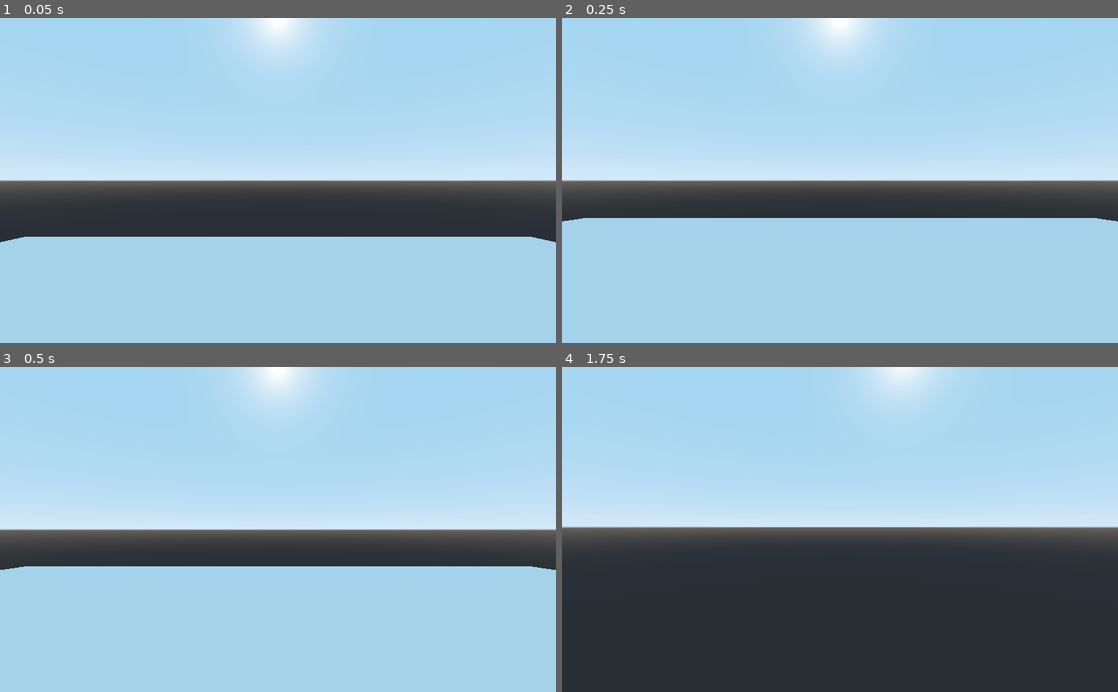
Above: before the commit, frames 1-4 (two rows, left to right).
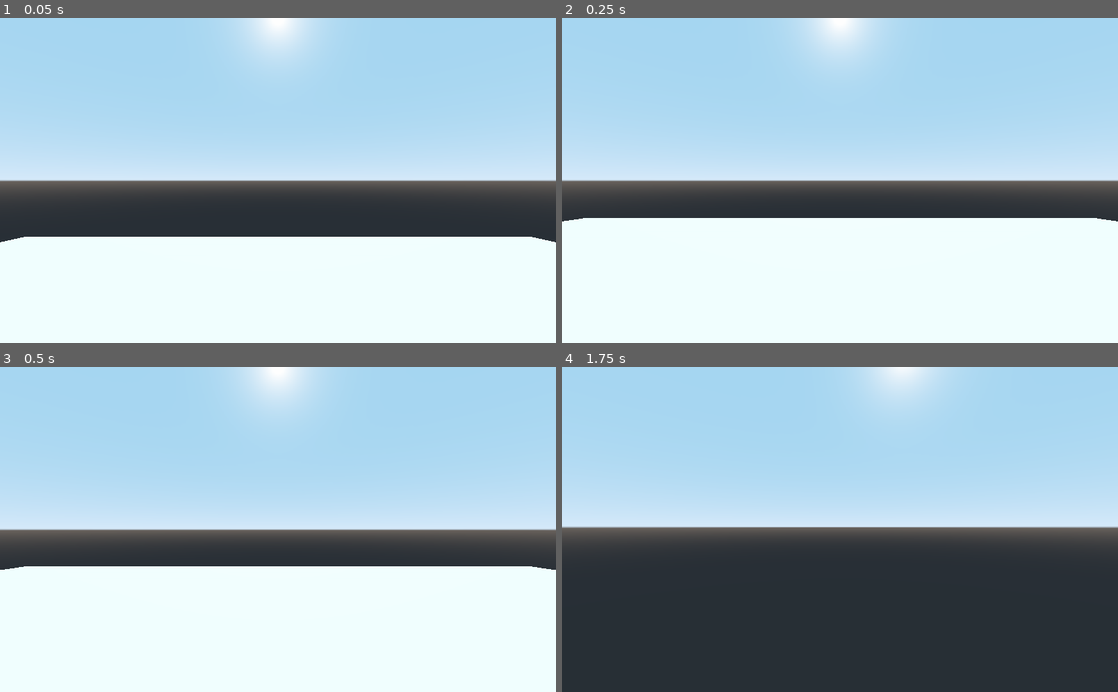
Above: after the commit, the same moments.

Repository: AlecAcosta/MyFirstFPS-Godot
Game: Godot game, scene res://World.tscn
Same seed, same stepped clock (60 frames per second), same inputs: the game is played once before the commit and once after it.
Inputs (mouse positions are in pixels of both pictures, inside the frame that each line leads up to):
- Up to frame 1 (0.05 s): no input
- Up to frame 2 (0.25 s): no input
- Up to frame 3 (0.5 s): no input
- Up to frame 4 (1.75 s): tap Enter (ui_accept) at 0.5, 0.77, 1.52 s; move the mouse to (867, 529) at 0.52 s; hold W (move_forward) from 0.53 s (still down); move the mouse to (812, 529) at 1.27 s

The runs differ from the first frame. In frame 1, 33% of the frame differs, in the area x 0-100%, y 67-100%; in frame 2, 38%; in frame 3, 39%, in the area x 0-100%, y 61-100%; in frame 4, nothing differs.

Commit message:
hi

Diff:
--- a/World.tscn
+++ b/World.tscn
@@ -22,3 +22,7 @@
 transform = Transform( 16.975, 0, 0, 0, 1, 0, 0, 0, 15.6155, 0, 0, 0 )
 mesh = SubResource( 2 )
 material/0 = null
+
+[node name="DirectionalLight" type="DirectionalLight" parent="."]
+transform = Transform( 1, 0, 0, 0, -0.867974, 0.49661, 0, -0.49661, -0.867974, 0, 11.9288, 0 )
+shadow_enabled = true
